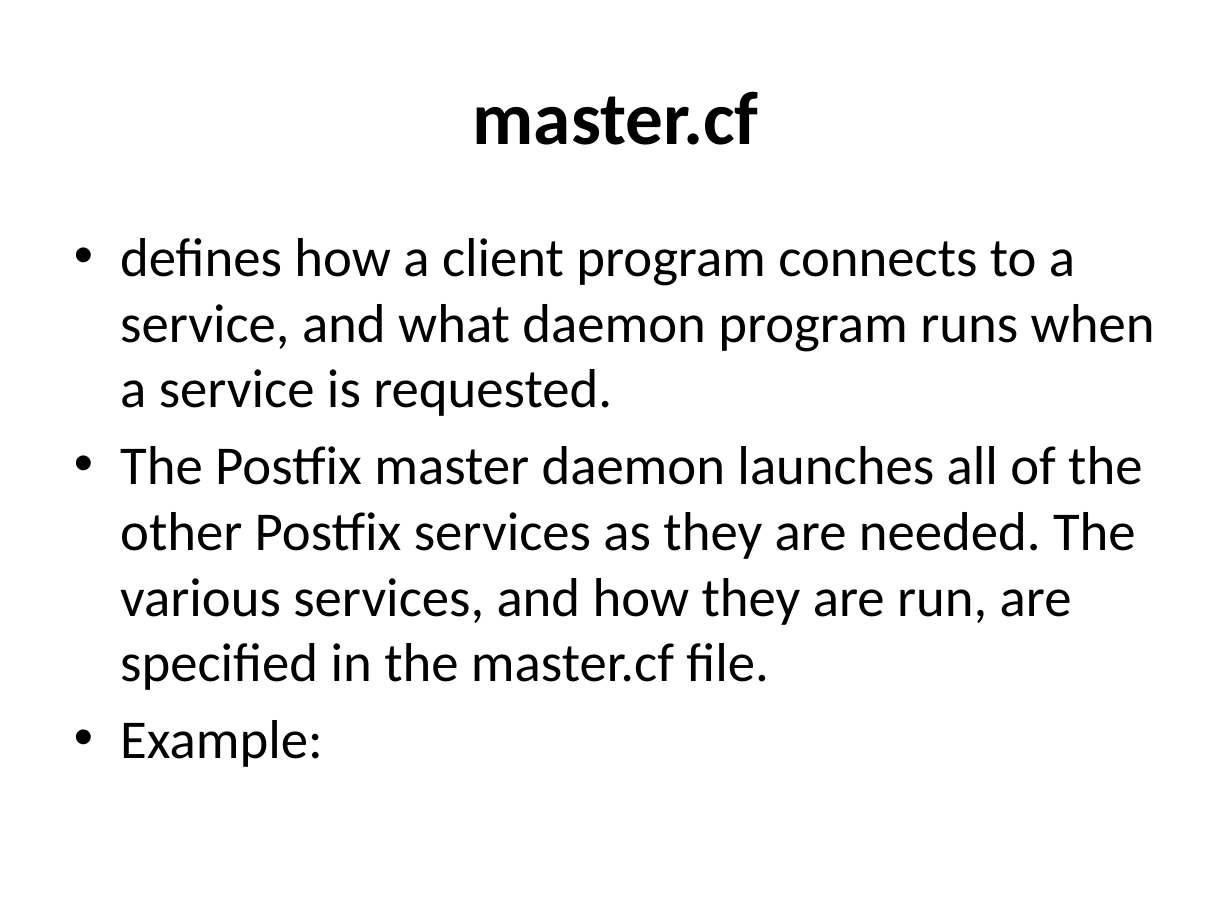
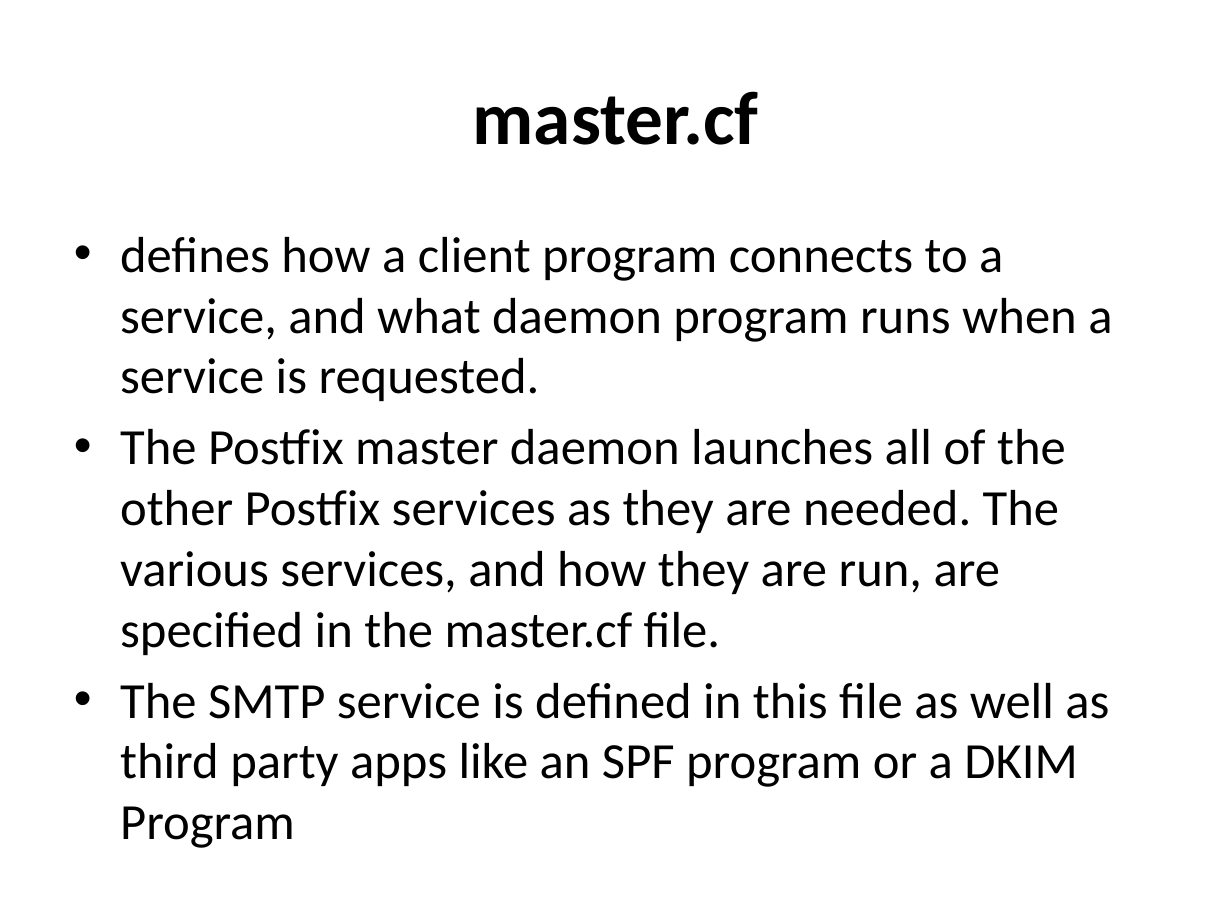
Before and after one commit to afnog/sse, a slide deck: slide 7 of postfix/postfix-mailgateway-debian.ppt. Drawn at 1232x924 pixels with LibreOffice and Linux fonts; fonts in the diff are those of the drawing. Boxes give left, top, right and bottom in pixels: in the first picture for what was removed or moved away, otherwise in the second. Text is boxed around its words. In the diff, an @@ line names an element or a change of style, - is before the commit and + after.

Commit message:
/ ‘postfix/postfix-mailgateway-debian.ppt’

```diff
--- a/postfix/postfix-mailgateway-debian.ppt
+++ b/postfix/postfix-mailgateway-debian.ppt
@@ text at bbox=[120, 237, 1112, 655]: size 32 to 29.6 pt in "defines how a client program connects to ...", "The Postfix master daemon launches all of ..." @@
@@ text at bbox=[120, 683, 1109, 848]: text changed; size 32 to 29.6 pt @@
-• Example:
+• The SMTP service is defined in this file as well as third party apps like an SPF program or a DKIM Program
```
